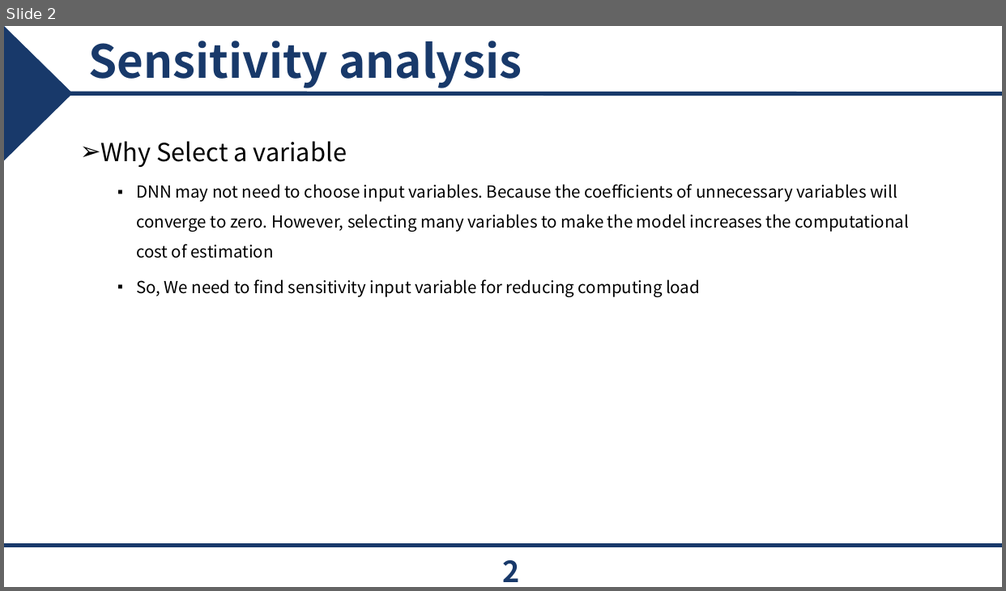
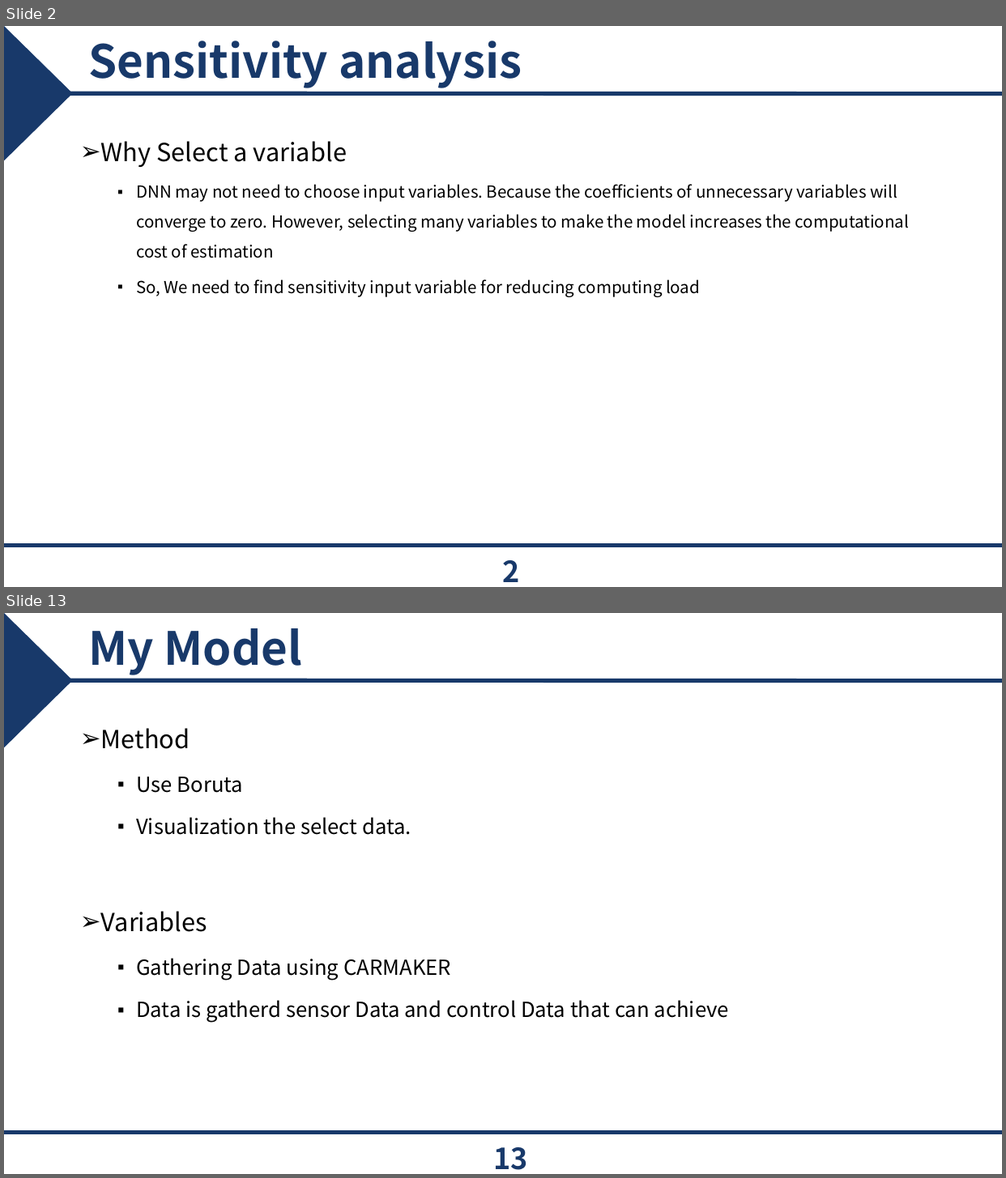
Before and after one commit to epoxx-arch/Torque_vectoringthesis, a slide deck: PPT/개인 연구 Parametric.pptx. Shown one above the other, each under a label of ours: slide 2 before the commit, slides 2 and 13 after it; the slides between them are not shown. The pictures are 1006x591 and 1006x1178 pixels, drawn with LibreOffice and Linux fonts; fonts in the diff are those of the drawing; background and template pictures are left out. Boxes give left, top, right and bottom in pixels: in the first picture for what was removed or moved away, otherwise in the second. Text is boxed around its words. In the diff, an @@ line names an element or a change of style, - is before the commit and + after.

Commit message:
DNN_first model uploaded

```diff
--- a/PPT/개인 연구 Parametric.pptx
+++ b/PPT/개인 연구 Parametric.pptx
@@ slide 13 added at (4, 613, 1002, 1174), background #FFFFFF; not listed: 3 template elements that a slide beside it also shows @@
@@ title added at (88, 628, 302, 675), 44 pt, text #18396A, bold @@
+My Model
@@ text added at (101, 728, 729, 1023), 20 pt, text #000000 @@
+➢ Method
+  ▪ Use Boruta
+  ▪ Visualization the select data.
+➢ Variables
+  ▪ Gathering Data using CARMAKER
+  ▪ Data is gatherd sensor Data and control Data that can achieve
@@ page number added at (494, 1148, 528, 1170), 28 pt, text #18396A, bold @@
+13
```
Also in this commit, not shown: 3 slides changed, 7 other slides added, 4 slides removed, 3 other files.
